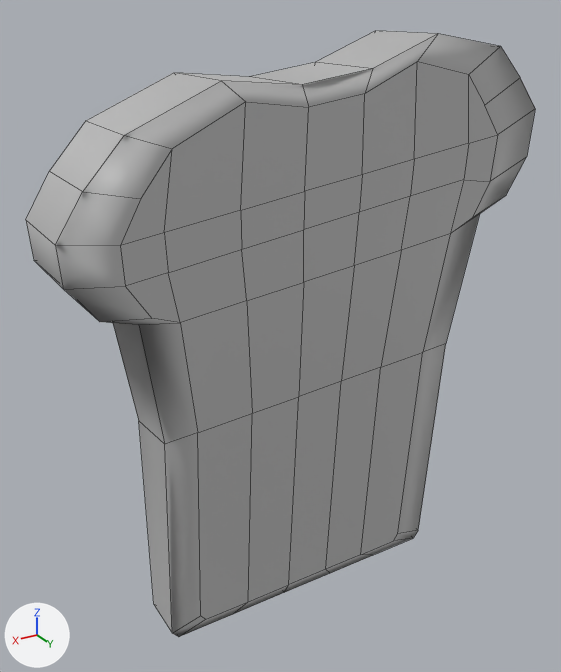
The FBX model Assets/Models/Enviroment Models/Kitchen/Bread.fbx: old version first, new version second.
Before and after are seen from a 50 mm camera at (3.52, 5.59, 3.12) aimed at (0.1, -0.12, 0.27). Lighting does not change. The marker at lower left points along +X, +Y and +Z. Mesh edges are drawn as thin lines. Where no turn or scale is listed for an object, it has been applied to the vertices.

Objects in the first picture: 'Bread_Model'.
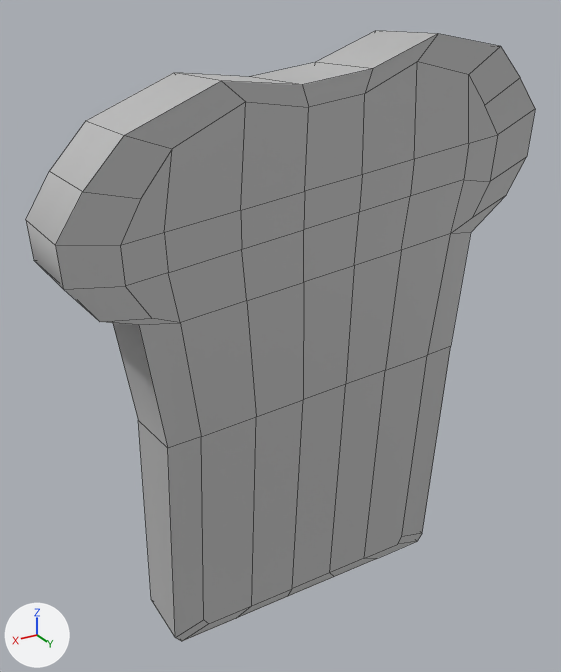
Boxes [x1, y1, x2, y2] around the edits, measured in the pictures (561 x 672 px; the box of a moved part takes in the faces that stretch with it):
'Bread_Model', reshaped: before [26, 31, 535, 637]; after [26, 31, 535, 641]
part 1 of me_mesh, moved or reshaped: before [139, 234, 450, 637]; after [139, 234, 451, 641]
part 2 of me_mesh, moved or reshaped: before [423, 201, 497, 352]; after [428, 196, 505, 355]
part 3 of me_mesh, shading changed: [26, 31, 535, 325] in both

The change, as a diff of the scene's bpy script:
```diff
--- a/Assets/Models/Enviroment Models/Kitchen/Bread.fbx.py
+++ b/Assets/Models/Enviroment Models/Kitchen/Bread.fbx.py
@@ me_mesh @@
 me_mesh.from_pydata(...)  # 144 vertices, 140 faces; spans x -2.27..2.27, y -0.41..0.41, z -2.65..2.65
 # used by ob_bread_model
+# me_mesh part 1: all 24 vertices in x -1.51..1.57, y 0.23..0.31, z -2.65..-0.27 are moved by (0.0, 0.07, 0.0)
+# me_mesh part 2: all 2 vertices in x -1.73, y -0.37..0.37, z 1.05 are moved by (0.08, -0.02, -0.18)
+# me_mesh part 3: edges marked sharp go from 0 to 78
 me_mesh.materials.append(mat_lambert4)
```
